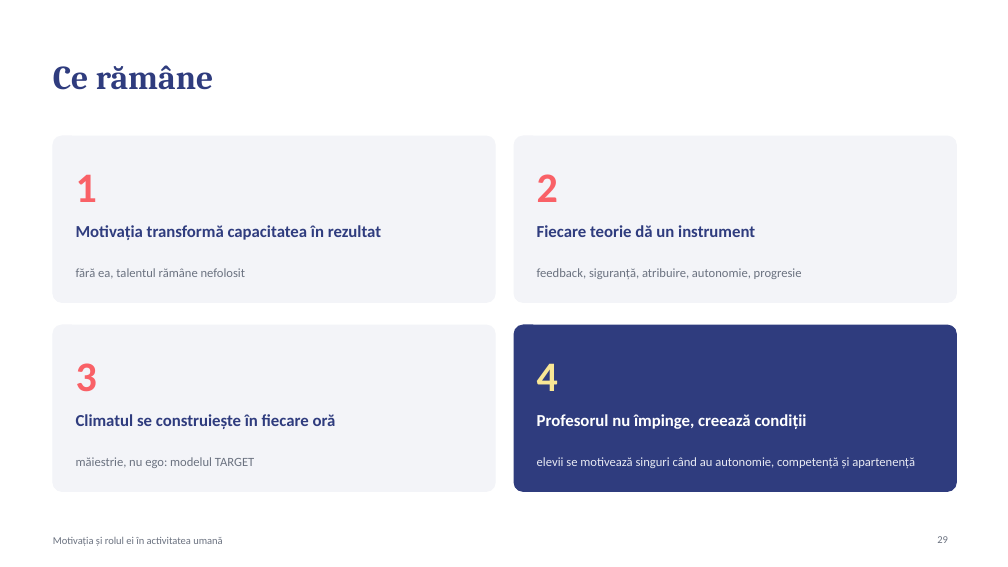
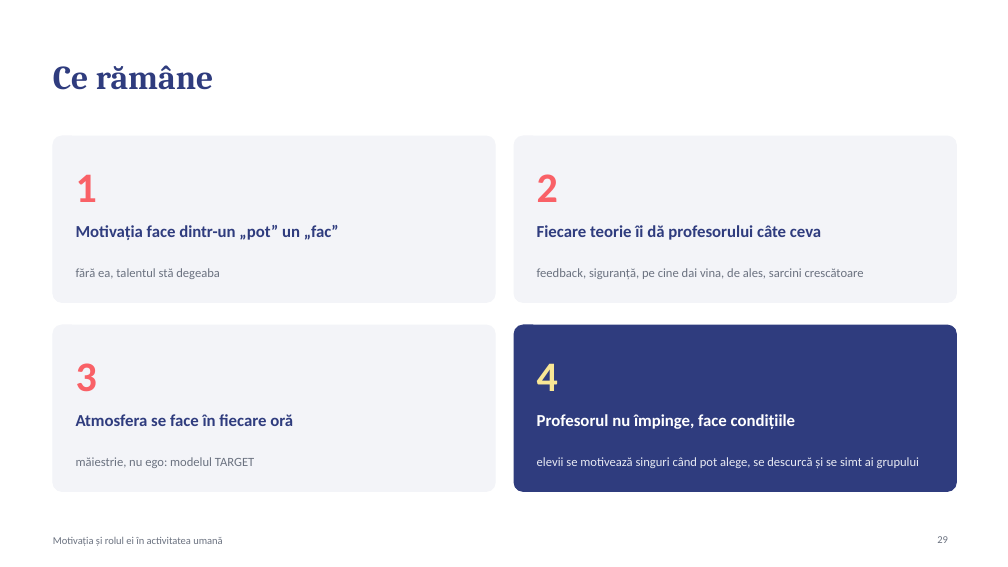
Before and after one commit to uskatu/aplicatie-autorulate, a slide deck: slide 29 of transfer/Motivatia_Proiect_Grupa5104.pptx. Drawn at 1008x567 pixels with LibreOffice and Linux fonts; fonts in the diff are those of the drawing. Boxes give left, top, right and bottom in pixels: in the first picture for what was removed or moved away, otherwise in the second. Text is boxed around its words. In the diff, an @@ line names an element or a change of style, - is before the commit and + after.

```diff
--- a/transfer/Motivatia_Proiect_Grupa5104.pptx
+++ b/transfer/Motivatia_Proiect_Grupa5104.pptx
@@ text at [76, 225, 339, 240]: text changed @@
-Motivația transformă capacitatea în rezultat
+Motivația face dintr-un „pot” un „fac”
@@ text at [537, 225, 821, 240]: text changed @@
-Fiecare teorie dă un instrument
+Fiecare teorie îi dă profesorului câte ceva
@@ text at [76, 268, 220, 279]: text changed @@
-fără ea, talentul rămâne nefolosit
+fără ea, talentul stă degeaba
@@ text at [537, 268, 864, 279]: text changed @@
-feedback, siguranță, atribuire, autonomie, progresie
+feedback, siguranță, pe cine dai vina, de ales, sarcini crescătoare
@@ text at [76, 414, 293, 426]: text changed @@
-Climatul se construiește în fiecare oră
+Atmosfera se face în fiecare oră
@@ text at [537, 414, 796, 429]: text changed @@
-Profesorul nu împinge, creează condiții
+Profesorul nu împinge, face condițiile
@@ text at [537, 457, 919, 468]: text changed @@
-elevii se motivează singuri când au autonomie, competență și apartenență
+elevii se motivează singuri când pot alege, se descurcă și se simt ai grupului
```
Also in this commit, not shown: 20 other slides changed, 1 other file.
